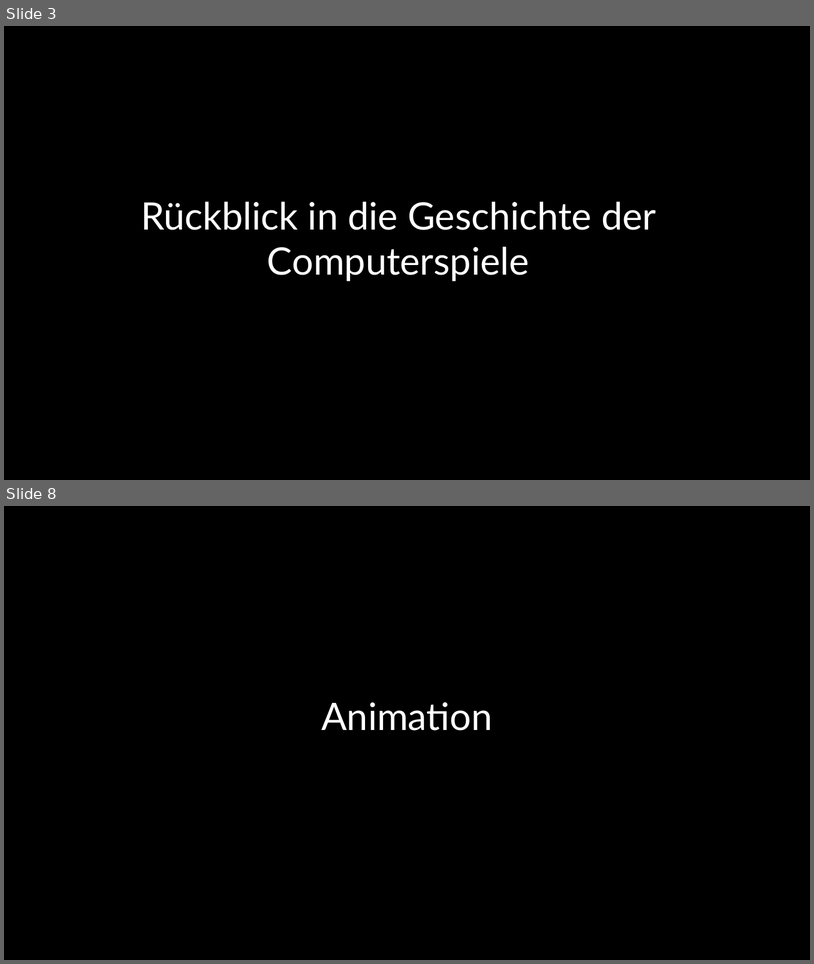
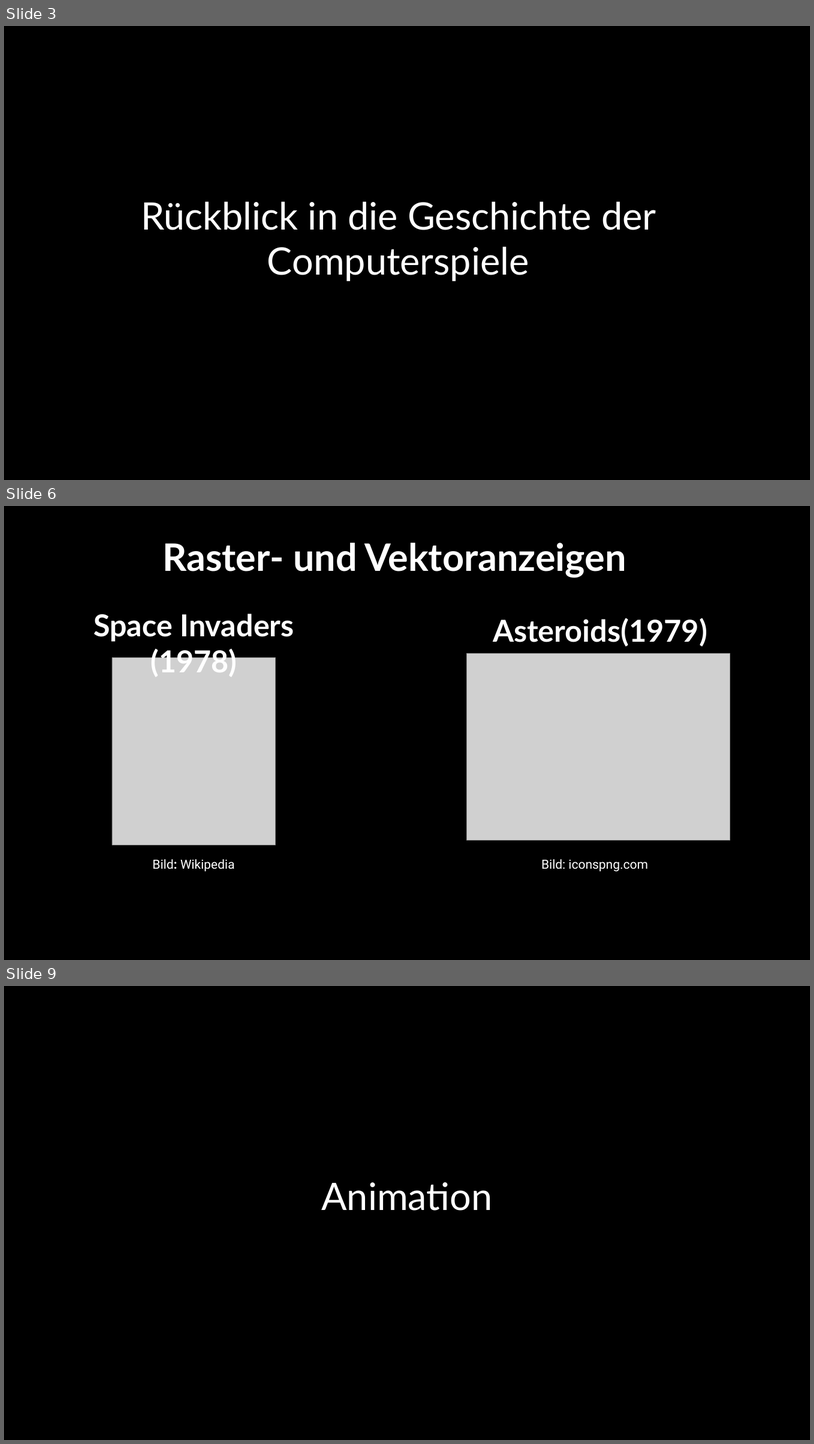
Before and after one commit to Lehr-Lern-Labor/Scienc-Camp-KI, a slide deck: Folien/05-Gestaltung und Animation.pptx. Shown one above the other, each under a label of ours: slides 3 and 8 before the commit, slides 3, 6 and 9 after it; the slides between them are not shown. The pictures are 814x964 and 814x1444 pixels, drawn with LibreOffice and Linux fonts; fonts in the diff are those of the drawing; grey boxes stand for pictures. Boxes give left, top, right and bottom in pixels: in the first picture for what was removed or moved away, otherwise in the second. Text is boxed around its words. In the diff, an @@ line names an element or a change of style, - is before the commit and + after.

```diff
--- a/Folien/05-Gestaltung und Animation.pptx
+++ b/Folien/05-Gestaltung und Animation.pptx
@@ slide 6 added at (4, 506, 810, 960), background #000000 @@
@@ text added at (162, 543, 627, 578), 90 pt, text #FFFFFF, bold @@
+Raster- und Vektoranzeigen
@@ text added at (93, 613, 294, 676), 72 pt, text #FFFFFF, bold @@
+Space Invaders (1978)
@@ text added at (493, 618, 708, 646), 72 pt, text #FFFFFF, bold @@
+Asteroids(1979)
@@ picture added at (112, 657, 276, 844) @@
@@ picture added at (467, 653, 730, 840) @@
@@ text added at (153, 859, 235, 871), 30 pt, text #FFFFFF @@
+Bild: Wikipedia
@@ text added at (542, 859, 648, 871), 30 pt, text #FFFFFF @@
+Bild: iconspng.com
@@ what was slide 8 is now slide 9 @@
```
Also in this commit, not shown: 12 slides changed, 1 other slide added, 1 slide removed.
